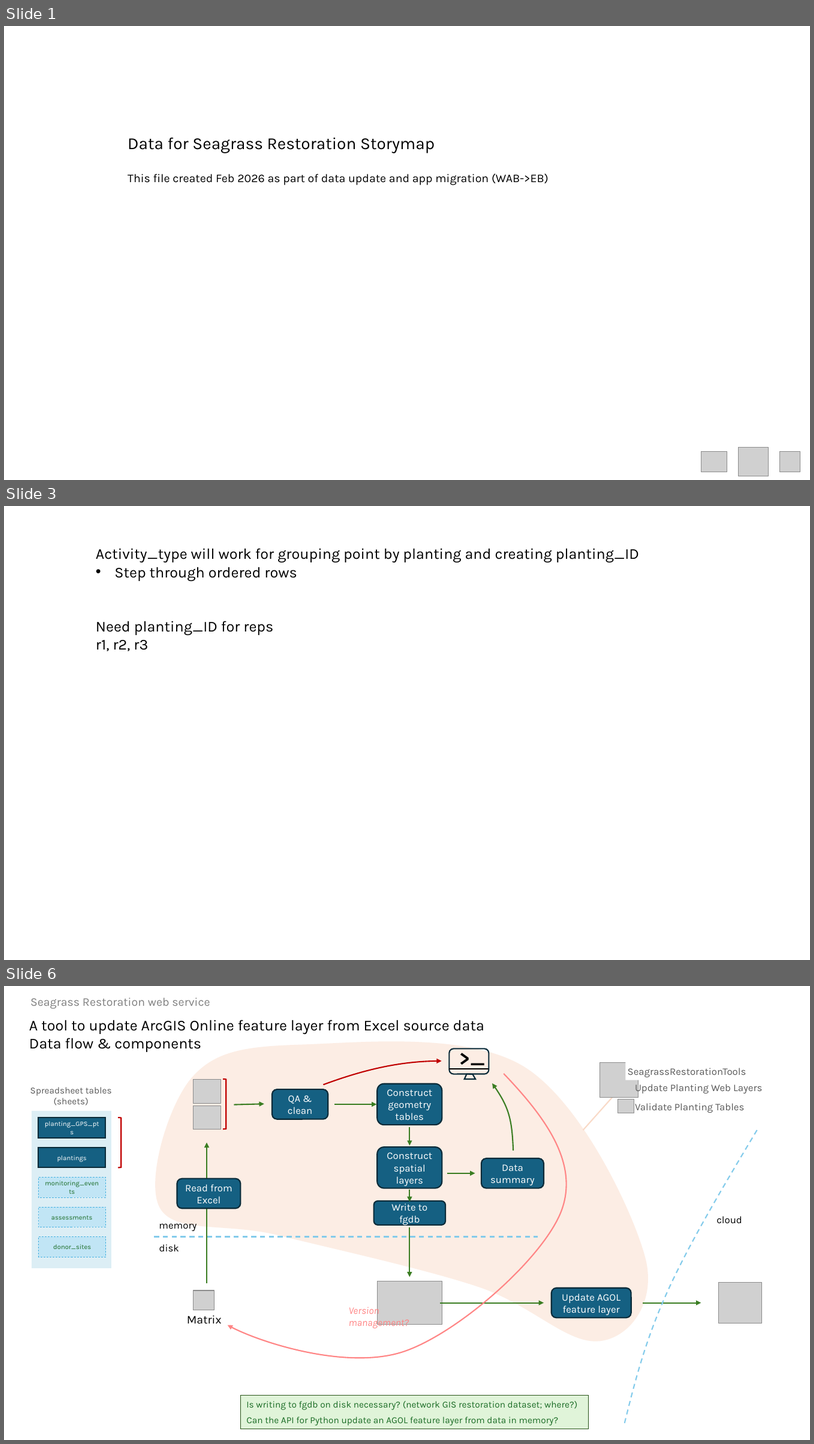
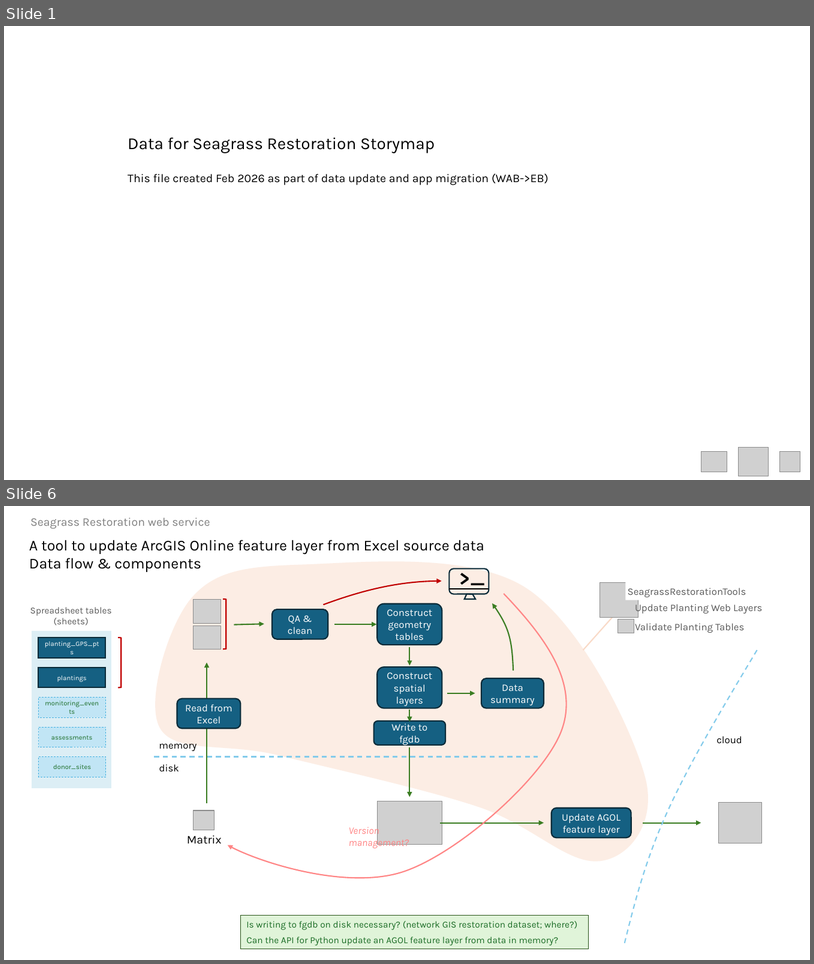
Before and after one commit to WA-Nearshore/seagrass-restoration-processing, a slide deck: docs/seagrass_restoration_storymap_notes.pptx. Shown one above the other, each under a label of ours: slides 1, 3 and 6 before the commit, slides 1 and 6 after it; the slides between them are not shown. The pictures are 814x1444 and 814x964 pixels, drawn with LibreOffice and Linux fonts; fonts in the diff are those of the drawing; grey boxes stand for pictures. Boxes give left, top, right and bottom in pixels: in the first picture for what was removed or moved away, otherwise in the second. Text is boxed around its words. In the diff, an @@ line names an element or a change of style, - is before the commit and + after.

```diff
--- a/docs/seagrass_restoration_storymap_notes.pptx
+++ b/docs/seagrass_restoration_storymap_notes.pptx
@@ slide 3 removed at [4,506,810,960], background #FFFFFF @@
@@ text removed at [96,548,639,651] @@
-Activity_type will work for grouping point by planting and creating planting_ID
-• Step through ordered rows
-Need planting_ID for reps
-r1, r2, r3
```
Also in this commit, not shown: 3 slides changed, 2 slides added, 1 other slide removed.
